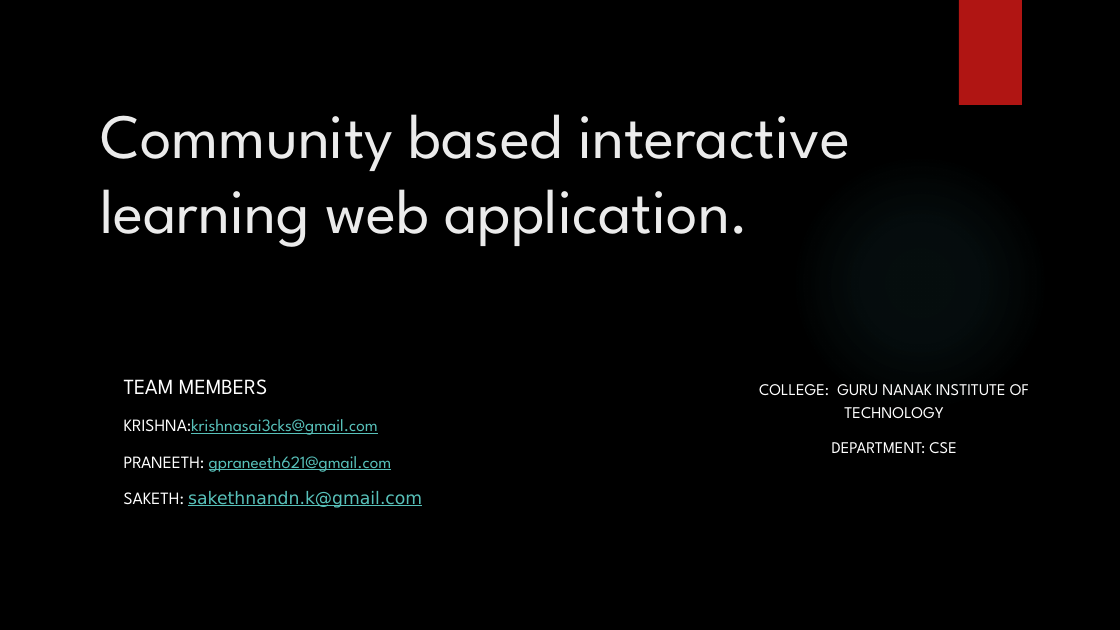
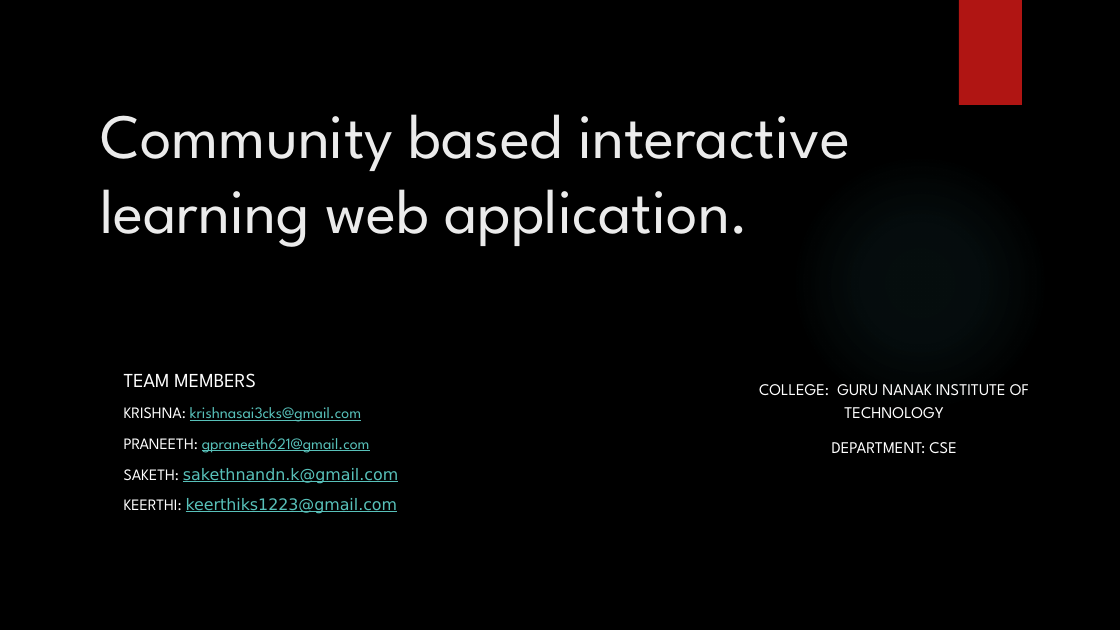
Before and after one commit to GNI-2001/CISHack-GNI, a slide deck: slide 1 of Polymaths/Polymaths.pptx. Drawn at 1120x630 pixels with LibreOffice and Linux fonts; fonts in the diff are those of the drawing; background and template pictures are left out. Boxes give left, top, right and bottom in pixels: in the first picture for what was removed or moved away, otherwise in the second. Text is boxed around its words. In the diff, an @@ line names an element or a change of style, - is before the commit and + after.

Commit message:
Polymaths

```diff
--- a/Polymaths/Polymaths.pptx
+++ b/Polymaths/Polymaths.pptx
@@ text at [124,373,398,483]: size 18.5 to 17 pt in "TEAM MEMBERS"; size 14.8 to 13.6 pt in "PRANEETH: gpraneeth621@gmail.com", "SAKETH: sakethnandn.k@gmail.com"; line spacing 1.2 to 1 @@
@@ text at [124,407,361,422]: text changed; size 14.8 to 13.6 pt @@
-KRISHNA:krishnasai3cks@gmail.com
+KRISHNA: krishnasai3cks@gmail.com
@@ text at [124,498,398,514]: paragraph added @@
+KEERTHI: keerthiks1223@gmail.com
```
